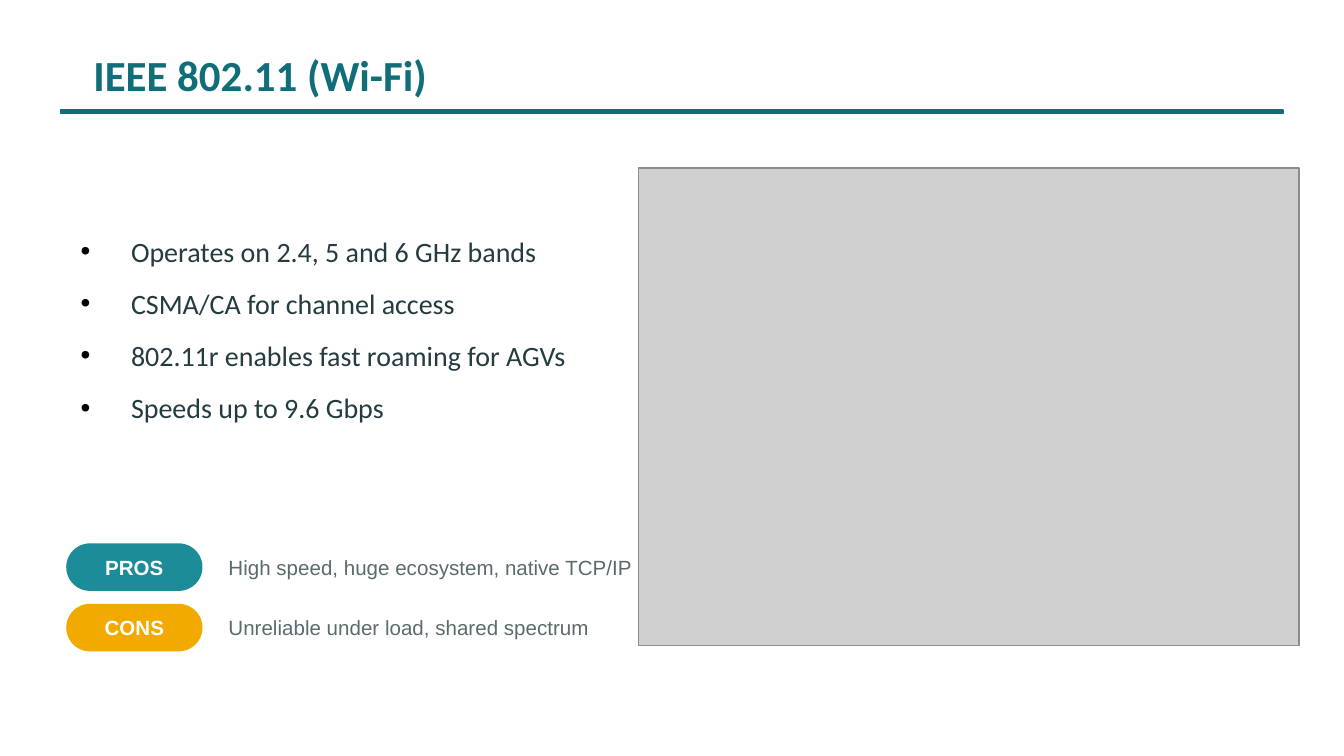
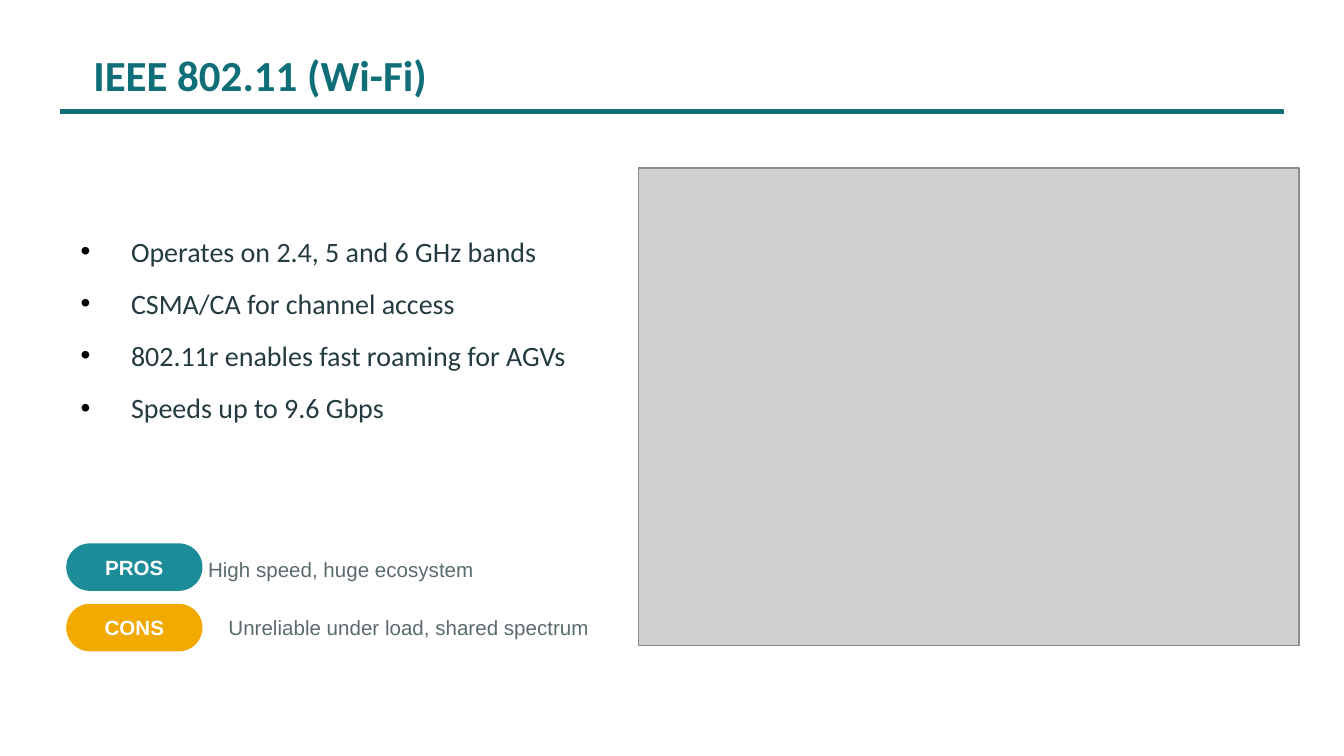
Before and after one commit to muji567/Industrial_-Communication_-Standard_B5, a slide deck: slide 11 of ics_presentation.pptx. Drawn at 1344x756 pixels with LibreOffice and Linux fonts; fonts in the diff are those of the drawing; grey boxes stand for pictures. Boxes give left, top, right and bottom in pixels: in the first picture for what was removed or moved away, otherwise in the second. Text is boxed around its words. In the diff, an @@ line names an element or a change of style, - is before the commit and + after.

```diff
--- a/ics_presentation.pptx
+++ b/ics_presentation.pptx
@@ text at [208,562,473,582]: text changed @@
-High speed, huge ecosystem, native TCP/IP
+High speed, huge ecosystem
```
Also in this commit, not shown: 3 other slides changed.
